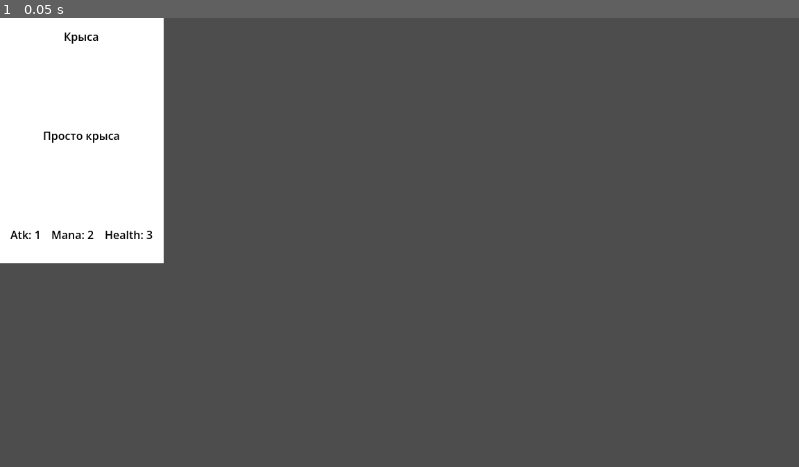
Above: before the commit, frame 1.
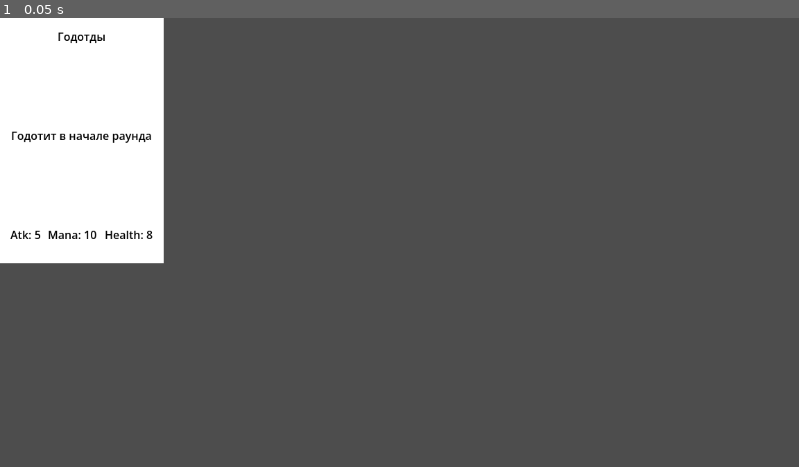
Above: after the commit, the same moment.

Repository: pick-rxdixn/card-game
Game: Godot game, scene res://Card.tscn
Two runs of this game, one before a commit and one after it. Both use one fixed random seed, a clock stepped at 60 frames per second and the inputs below.
Inputs:
- Up to frame 1 (0.05 s): no input

The runs differ from the first frame. In frame 1, 0.4% of the frame differs, in the area x 1-20%, y 3-50%.

Commit message:
Added a BoosterPack

Diff:
--- /dev/null
+++ b/BoosterPack.tscn
@@ -0,0 +1,38 @@
+[gd_scene format=3 uid="uid://bgih0ehq2peli"]
+
+[ext_resource type="Script" uid="uid://cnmnjjt73r3xu" path="res://scripts/booster_pack.gd" id="1_2iumy"]
+[ext_resource type="Script" uid="uid://b5hqyrsou0kjg" path="res://Resources/CardData.gd" id="2_ey564"]
+[ext_resource type="Resource" uid="uid://cq84smx0oqm7b" path="res://Card/Card_common.tres" id="3_kyiuy"]
+[ext_resource type="Resource" uid="uid://b27cearab64vl" path="res://Card/Card_epic.tres" id="4_5io7c"]
+[ext_resource type="Resource" uid="uid://dbqb3gbtfpxvw" path="res://Card/Card_legendary.tres" id="5_fsdnp"]
+[ext_resource type="Resource" uid="uid://da5sximmlsvvb" path="res://Card/Card_rare.tres" id="6_k033s"]
+
+[sub_resource type="RectangleShape2D" id="RectangleShape2D_2iumy"]
+size = Vector2(355, 487)
+
+[sub_resource type="CanvasTexture" id="CanvasTexture_f3u63"]
+
+[node name="Node2D" type="Node2D" unique_id=1079650205]
+script = ExtResource("1_2iumy")
+all_cards = Array[ExtResource("2_ey564")]([ExtResource("3_kyiuy"), ExtResource("4_5io7c"), ExtResource("5_fsdnp"), ExtResource("6_k033s")])
+
+[node name="Area2D" type="Area2D" parent="." unique_id=994912045]
+
+[node name="CollisionShape2D" type="CollisionShape2D" parent="Area2D" unique_id=1845234115]
+position = Vector2(179.5, 246.5)
+shape = SubResource("RectangleShape2D_2iumy")
+
+[node name="TextureRect" type="TextureRect" parent="." unique_id=1840180256]
+offset_right = 357.0
+offset_bottom = 484.0
+mouse_filter = 2
+texture = SubResource("CanvasTexture_f3u63")
+
+[node name="ColorRect" type="ColorRect" parent="TextureRect" unique_id=1457295568]
+layout_mode = 0
+offset_right = 357.0
+offset_bottom = 491.0
+mouse_filter = 2
+color = Color(0.09923177, 0.09923177, 0.09923177, 1)
+
+[connection signal="input_event" from="Area2D" to="." method="_on_area_2d_input_event"]
--- a/Card.tscn
+++ b/Card.tscn
@@ -1,6 +1,6 @@
 [gd_scene format=3 uid="uid://bao6qsv2rq2x1"]
 
-[ext_resource type="Script" uid="uid://d4ervksj2g52" path="res://card.gd" id="1_dd2wi"]
+[ext_resource type="Script" uid="uid://d4ervksj2g52" path="res://scripts/card.gd" id="1_dd2wi"]
 [ext_resource type="Resource" uid="uid://bdacrsfgyx340" path="res://TestCard.tres" id="2_hael8"]
 
 [sub_resource type="CanvasTexture" id="CanvasTexture_u4fkt"]
--- /dev/null
+++ b/Card/Card_common.tres
@@ -0,0 +1,10 @@
+[gd_resource type="Resource" script_class="CardData" format=3 uid="uid://cq84smx0oqm7b"]
+
+[ext_resource type="Script" uid="uid://b5hqyrsou0kjg" path="res://Resources/CardData.gd" id="1_3fswt"]
+
+[resource]
+script = ExtResource("1_3fswt")
+card_name = "Обычная карта"
+description = "Просто крутой чел"
+health = 3
+metadata/_custom_type_script = "uid://b5hqyrsou0kjg"
--- /dev/null
+++ b/Card/Card_epic.tres
@@ -0,0 +1,13 @@
+[gd_resource type="Resource" script_class="CardData" format=3 uid="uid://b27cearab64vl"]
+
+[ext_resource type="Script" uid="uid://b5hqyrsou0kjg" path="res://Resources/CardData.gd" id="1_i5tyd"]
+
+[resource]
+script = ExtResource("1_i5tyd")
+card_name = "Эпическая карта"
+description = "Еще лучше чел"
+power = 4
+cost = 5
+health = 8
+rarity = "Epic"
+metadata/_custom_type_script = "uid://b5hqyrsou0kjg"
--- /dev/null
+++ b/Card/Card_legendary.tres
@@ -0,0 +1,13 @@
+[gd_resource type="Resource" script_class="CardData" format=3 uid="uid://dbqb3gbtfpxvw"]
+
+[ext_resource type="Script" uid="uid://b5hqyrsou0kjg" path="res://Resources/CardData.gd" id="1_pc6o2"]
+
+[resource]
+script = ExtResource("1_pc6o2")
+card_name = "Легендарная карта"
+description = "Вообще самый крутой чел"
+power = 10
+cost = 7
+health = 15
+rarity = "Legendary"
+metadata/_custom_type_script = "uid://b5hqyrsou0kjg"
--- /dev/null
+++ b/Card/Card_rare.tres
@@ -0,0 +1,13 @@
+[gd_resource type="Resource" script_class="CardData" format=3 uid="uid://da5sximmlsvvb"]
+
+[ext_resource type="Script" uid="uid://b5hqyrsou0kjg" path="res://Resources/CardData.gd" id="1_5131a"]
+
+[resource]
+script = ExtResource("1_5131a")
+card_name = "Редкая карта"
+description = "Получше чел"
+power = 2
+cost = 3
+health = 5
+rarity = "Rare"
+metadata/_custom_type_script = "uid://b5hqyrsou0kjg"
--- a/TestCard.tres
+++ b/TestCard.tres
@@ -4,8 +4,9 @@
 
 [resource]
 script = ExtResource("1_jn4vy")
-card_name = "Крыса"
-description = "Просто крыса"
-cost = 2
-health = 3
+card_name = "Годотды"
+description = "Годотит в начале раунда"
+power = 5
+cost = 10
+health = 8
 metadata/_custom_type_script = "uid://b5hqyrsou0kjg"
--- /dev/null
+++ b/scripts/booster_pack.gd
@@ -0,0 +1,49 @@
+extends Node2D
+
+@export var all_cards: Array[CardData]
+
+var rarity_weights = {
+	"Common": 60,
+	"Rare": 25,
+	"Epic": 10,
+	"Legendary": 5
+}
+
+func _on_area_2d_input_event(viewport, event, shape_idx):
+	if event is InputEventMouseButton:
+		if event.button_index == MOUSE_BUTTON_LEFT and event.pressed:
+			print("Пакет нажат!")
+			open_booster()
+
+func open_booster(amount: int = 1) -> Array[CardData]:
+	var pulled_cards: Array[CardData] = []
+
+	for i in range(amount):
+		var card = _get_random_card()
+		pulled_cards.append(card)
+		print("Выпала карта: ", card.card_name, " [", card.rarity, "]")
+
+	return pulled_cards
+
+func _get_random_card() -> CardData:
+	var roll = randf_range(0, 100)
+	var selected_rarity = "Common"
+
+	if roll < rarity_weights["Legendary"]:
+		selected_rarity = "Legendary"
+	elif roll < rarity_weights["Legendary"] + rarity_weights["Epic"]:
+		selected_rarity = "Epic"
+	elif roll < rarity_weights["Legendary"] + rarity_weights["Epic"] + rarity_weights["Rare"]:
+		selected_rarity = "Rare"
+
+	var pool = all_cards.filter(func(c): return c.rarity == selected_rarity)
+
+	if pool.is_empty():
+		print("Предупреждение: Карт редкости ", selected_rarity, " не найдено в списке!")
+		pool = all_cards.filter(func(c): return c.rarity == "Common")
+
+	if pool.is_empty():
+		push_error("ОШИБКА: Массив all_cards пуст или в нем нет карт с редкостью Common!")
+		return null
+
+	return pool.pick_random()
Not shown, added: scripts/booster_pack.gd.uid
Renamed: card.gd -> scripts/card.gd
Renamed: card.gd.uid -> scripts/card.gd.uid
